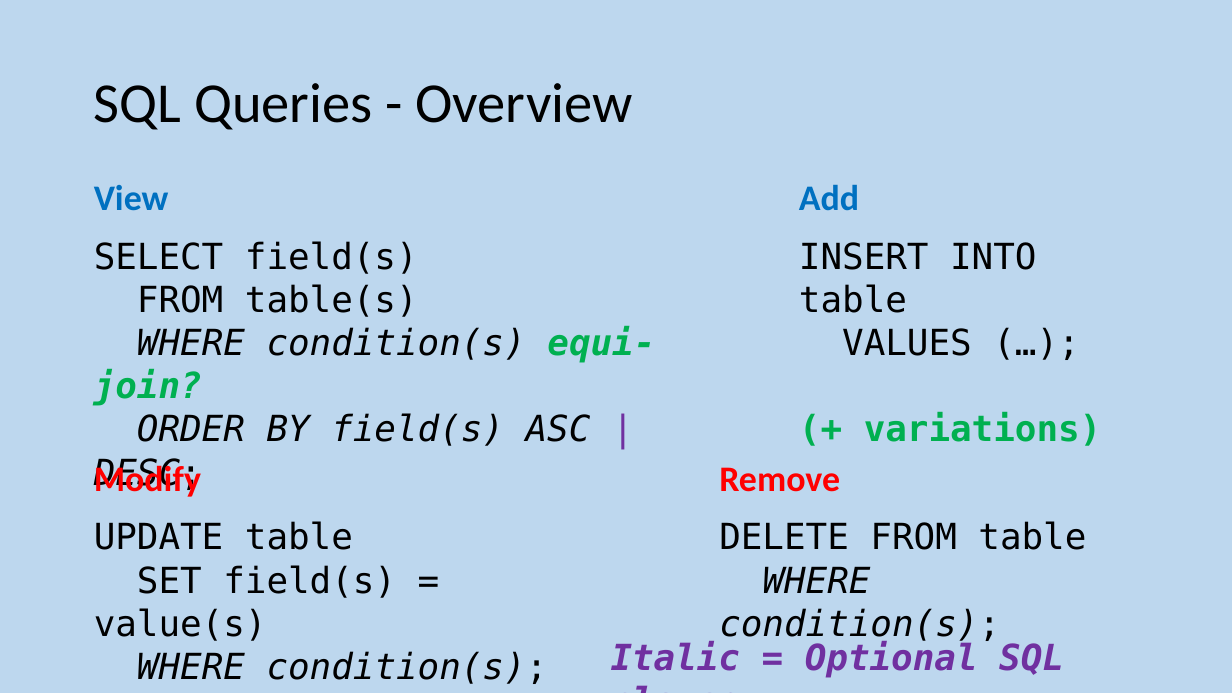
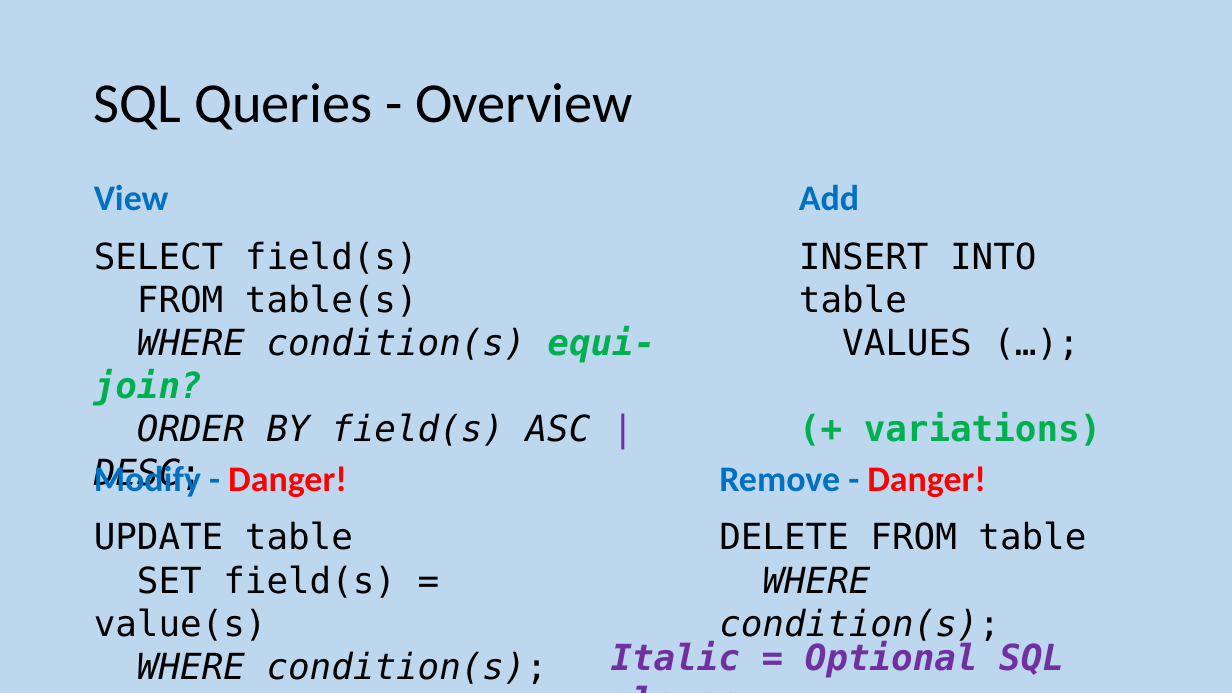
Before and after one commit to MrFriendCS/MrFriendCS.github.io, a slide deck: slide 106 of n5/ddd/N5 CS DDD Slides.pptx (slide 107 before the commit). Drawn at 1232x693 pixels with LibreOffice and Linux fonts; fonts in the diff are those of the drawing. Boxes give left, top, right and bottom in pixels: in the first picture for what was removed or moved away, otherwise in the second. Text is boxed around its words. In the diff, an @@ line names an element or a change of style, - is before the commit and + after.

```diff
--- a/n5/ddd/N5 CS DDD Slides.pptx
+++ b/n5/ddd/N5 CS DDD Slides.pptx
@@ text at bbox=[94, 461, 347, 497]: text changed; text colour #FF0000 to #0070C0 @@
-Modify
+Modify - Danger!
@@ text at bbox=[719, 466, 986, 497]: text changed; text colour #FF0000 to #0070C0 @@
-Remove
+Remove - Danger!
```
Also in this commit, not shown: 8 other slides changed, 1 other file.
